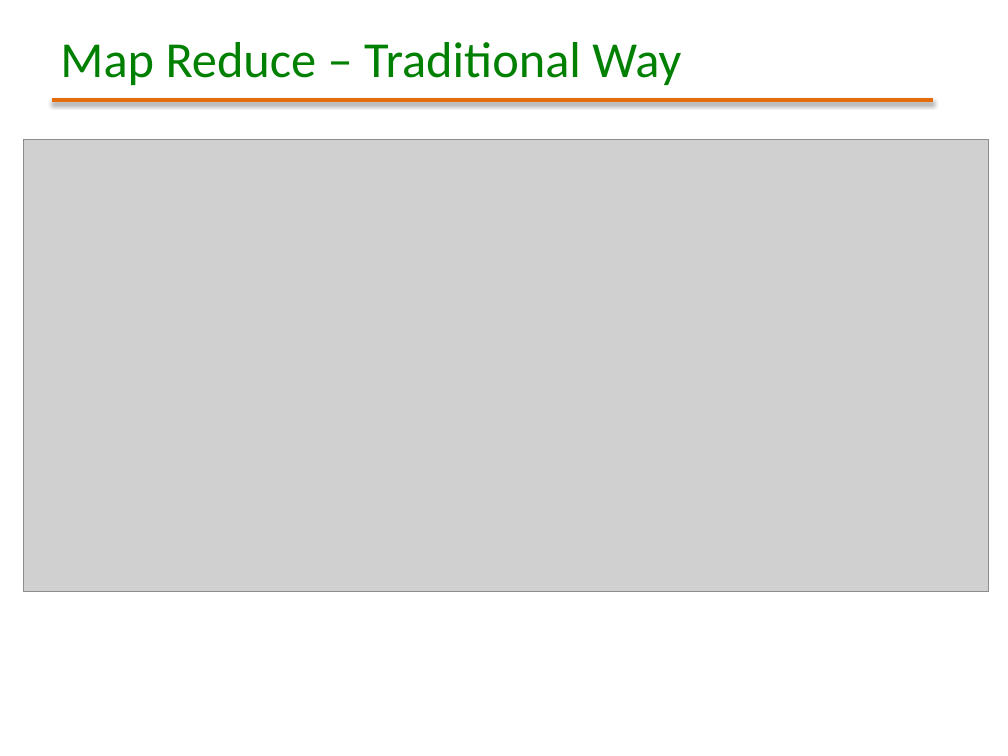
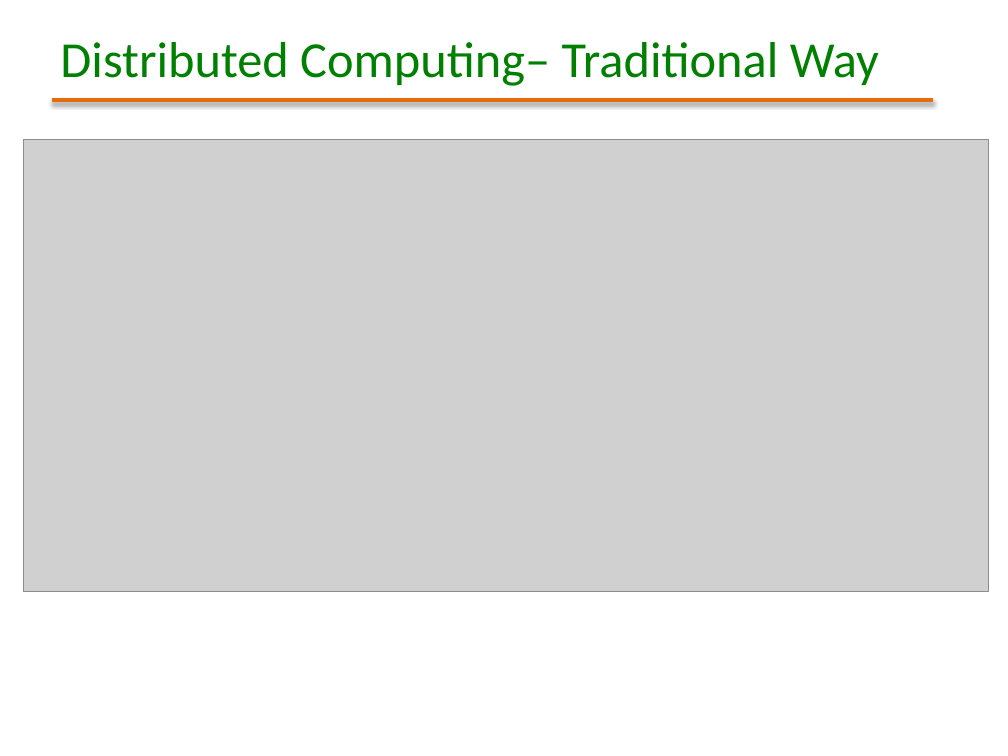
Before and after one commit to masroorrizvi/ManipalSessions, a slide deck: slide 5 of Hadoop Webinar - Session 3 (Hadoop Map Reduce - Concepts & Hands On).pptx. Drawn at 1008x756 pixels with LibreOffice and Linux fonts; fonts in the diff are those of the drawing; grey boxes stand for pictures; background and template pictures are left out. Boxes give left, top, right and bottom in pixels: in the first picture for what was removed or moved away, otherwise in the second. Text is boxed around its words. In the diff, an @@ line names an element or a change of style, - is before the commit and + after.

```diff
--- a/Hadoop Webinar - Session 3 (Hadoop Map Reduce - Concepts & Hands On).pptx
+++ b/Hadoop Webinar - Session 3 (Hadoop Map Reduce - Concepts & Hands On).pptx
@@ title at <box>60,42,879,86</box>: text changed @@
-Map Reduce – Traditional Way
+Distributed Computing– Traditional Way
```
Also in this commit, not shown: 4 other slides changed, 2 slides added, 1 slide removed, 1 other file.
